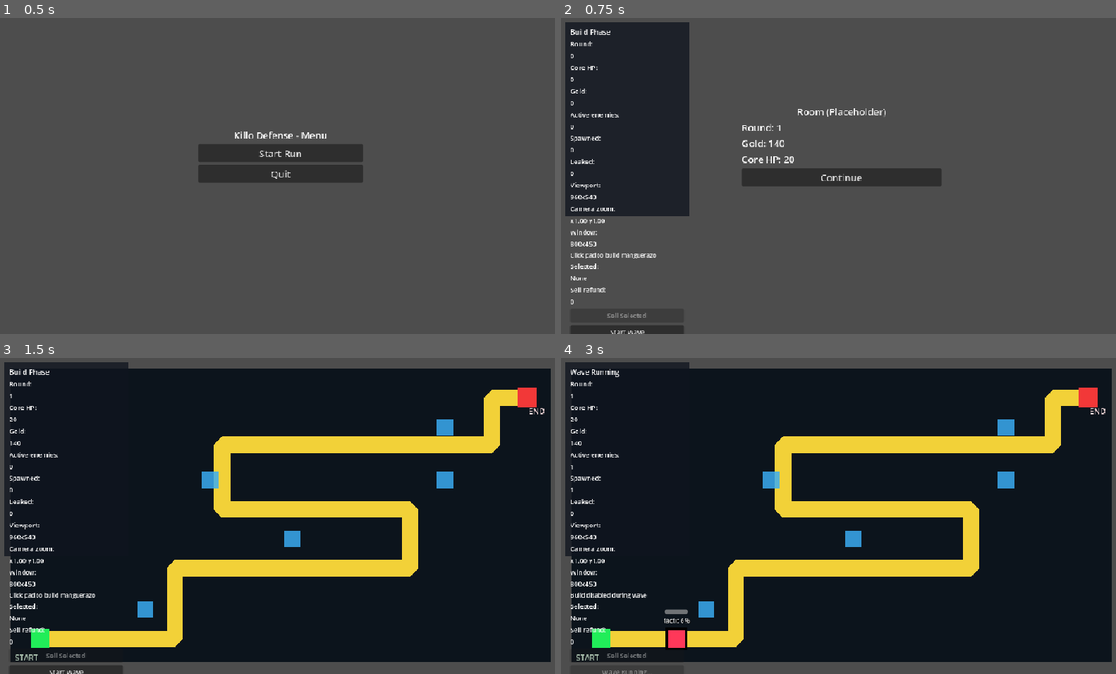
Above: before the commit, frames 1-4 (two rows, left to right).
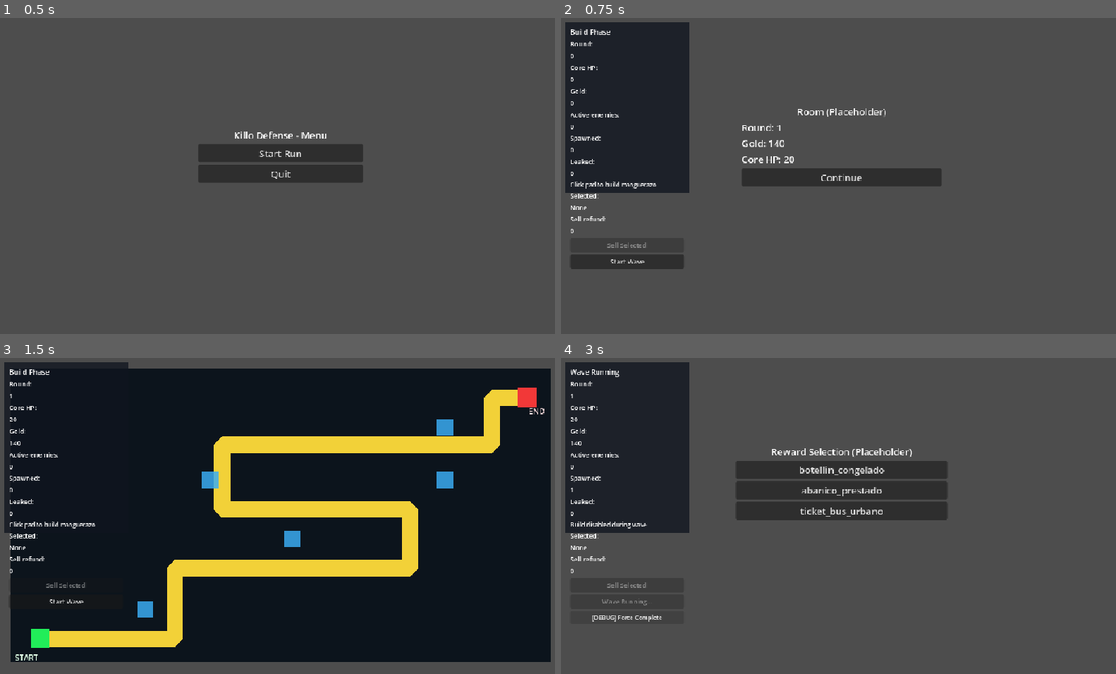
Above: after the commit, the same moments.

Repository: Adriamond/sevilla-td-roguelite-
Game: Godot game, scene res://scenes/boot/boot.tscn
The game is run twice, just before and just after one commit, with the same random seed, the same clock (stepped at 60 frames per second) and the same inputs.
Inputs (mouse positions are in pixels of both pictures, inside the frame that each line leads up to):
- Up to frame 1 (0.5 s): no input
- Up to frame 2 (0.75 s): click "Start Run" at 0.5 s
- Up to frame 3 (1.5 s): click "Continue" at 1.25 s
- Up to frame 4 (3 s): click "Start Wave" at 2 s; click (627, 617) at 2.75 s, where only the run after the commit has a clickable "[DEBUG] Force Complete"

Frame 1 is identical in both runs. In frame 2, 3.6% of the frame differs, in the area x 0-24%, y 51-100%; in frame 3, 1.5%; in frame 4, 80%, in the area x 0-100%, y 3-100%.

Commit message:
CR-009B refine sell refund and debug UI

Diff:
--- a/scenes/gameplay/gameplay_root.tscn
+++ b/scenes/gameplay/gameplay_root.tscn
@@ -48,14 +48,14 @@
 offset_left = 10.0
 offset_top = 10.0
 offset_right = 220.0
-offset_bottom = 340.0
+offset_bottom = 300.0
 color = Color(0.06, 0.08, 0.12, 0.78)
 
 [node name="VBoxContainer" type="VBoxContainer" parent="UILayer/DebugPanel"]
 offset_left = 8.0
 offset_top = 8.0
 offset_right = 202.0
-offset_bottom = 322.0
+offset_bottom = 282.0
 
 [node name="PhaseLabel" type="Label" parent="UILayer/DebugPanel/VBoxContainer"]
 unique_name_in_owner = true
--- a/scripts/gameplay/defense_actor.gd
+++ b/scripts/gameplay/defense_actor.gd
@@ -10,6 +10,7 @@
 var fire_rate: float = 1.0
 var targeting_mode: String = "first"
 var base_cost: int = 0
+var has_participated_in_wave: bool = false
 
 var _cooldown: float = 0.0
 var _wave_controller: WaveController = null
@@ -28,6 +29,7 @@
 	attack_range = float(defense_def.get("base_range"))
 	fire_rate = max(float(defense_def.get("base_fire_rate")), 0.1)
 	targeting_mode = String(defense_def.get("targeting_mode"))
+	has_participated_in_wave = false
 	_wave_controller = wave_controller
 
 	if label != null:
@@ -97,3 +99,6 @@
 	if not mouse_event.pressed:
 		return
 	defense_clicked.emit(self)
+
+func mark_participated_in_wave() -> void:
+	has_participated_in_wave = true
--- a/scripts/gameplay/defense_controller.gd
+++ b/scripts/gameplay/defense_controller.gd
@@ -94,7 +94,7 @@
 	var defense: DefenseActor = get_selected_defense()
 	if defense == null:
 		return 0
-	return _calculate_refund_amount(defense.base_cost)
+	return _calculate_refund_amount(defense)
 
 func can_sell_selected_defense() -> bool:
 	if _wave_controller == null:
@@ -110,7 +110,7 @@
 	var defense: DefenseActor = get_selected_defense()
 	if defense == null:
 		return 0
-	var refund_amount: int = _calculate_refund_amount(defense.base_cost)
+	var refund_amount: int = _calculate_refund_amount(defense)
 	if refund_amount > 0:
 		_run_state().call("add_gold", refund_amount)
 	_release_pad_for_defense(defense)
@@ -143,9 +143,23 @@
 func _on_defense_clicked(defense: DefenseActor) -> void:
 	select_defense(defense)
 
-func _calculate_refund_amount(base_cost: int) -> int:
+func mark_active_defenses_participated() -> void:
+	if _defense_parent == null:
+		return
+	for child: Node in _defense_parent.get_children():
+		var defense: DefenseActor = child as DefenseActor
+		if defense == null:
+			continue
+		defense.mark_participated_in_wave()
+
+func _calculate_refund_amount(defense: DefenseActor) -> int:
+	if defense == null:
+		return 0
+	var base_cost: int = defense.base_cost
 	if base_cost <= 0:
 		return 0
+	if not defense.has_participated_in_wave:
+		return base_cost
 	var current_round: int = int(_run_state().get("current_round"))
 	var ratio: float = 0.8 if current_round <= 2 else 0.7
 	return int(floor(float(base_cost) * ratio))
--- a/scripts/ui/gameplay_root_controller.gd
+++ b/scripts/ui/gameplay_root_controller.gd
@@ -17,8 +17,11 @@
 @onready var spawned_enemies_label: Label = %SpawnedEnemiesValueLabel
 @onready var leaked_enemies_label: Label = %LeakedEnemiesValueLabel
 @onready var viewport_label: Label = %ViewportValueLabel
+@onready var viewport_header_label: Label = get_node_or_null("UILayer/DebugPanel/VBoxContainer/ViewportLabel")
 @onready var camera_zoom_label: Label = %CameraZoomValueLabel
+@onready var camera_zoom_header_label: Label = get_node_or_null("UILayer/DebugPanel/VBoxContainer/CameraZoomLabel")
 @onready var window_size_label: Label = %WindowSizeValueLabel
+@onready var window_size_header_label: Label = get_node_or_null("UILayer/DebugPanel/VBoxContainer/WindowSizeLabel")
 @onready var build_hint_label: Label = %BuildHintLabel
 @onready var selected_defense_label: Label = %SelectedDefenseValueLabel
 @onready var sell_refund_label: Label = %SellRefundValueLabel
@@ -104,6 +107,7 @@
 		build_hint_label.text = "Cannot start wave: controller rejected start"
 		show_build_phase()
 		return
+	defense_controller.mark_active_defenses_participated()
 	show_wave_running()
 
 func force_complete_wave() -> void:
@@ -174,6 +178,7 @@
 	defense_controller.build_failed.connect(_on_build_failed)
 	defense_controller.defense_selected.connect(_on_defense_selected)
 	defense_controller.defense_sold.connect(_on_defense_sold)
+	_set_compact_debug_layout()
 	_center_camera()
 	_update_status_labels()
 
@@ -338,6 +343,17 @@
 func get_phase_name() -> String:
 	return _phase_name
 
+func _set_compact_debug_layout() -> void:
+	if viewport_header_label != null:
+		viewport_header_label.visible = false
+	viewport_label.visible = false
+	if camera_zoom_header_label != null:
+		camera_zoom_header_label.visible = false
+	camera_zoom_label.visible = false
+	if window_size_header_label != null:
+		window_size_header_label.visible = false
+	window_size_label.visible = false
+
 func request_sell_selected_defense() -> void:
 	if _is_wave_running:
 		build_hint_label.text = "Selling disabled during wave"
--- a/tools/validate_flow_smoke.gd
+++ b/tools/validate_flow_smoke.gd
@@ -150,7 +150,7 @@
 		return false
 	var gold_before_sell: int = int(_ensure_singleton("RunState", "res://autoload/run_state.gd").get("gold"))
 	var refund: int = int(gameplay.call("sell_selected_for_debug"))
-	if not _assert_true(refund == 44, "Expected round 1 sell refund to be 44 gold (80% of 55)."):
+	if not _assert_true(refund == 55, "Expected pre-wave sell refund to be 55 gold (100% of 55)."):
 		return false
 	if not _assert_true(int(_ensure_singleton("RunState", "res://autoload/run_state.gd").get("gold")) == gold_before_sell + refund, "Expected gold to increase by sell refund."):
 		return false
@@ -189,6 +189,16 @@
 	if not _assert_true(String(gameplay_next_round.call("get_phase_name")) == "BUILD_PHASE", "Expected gameplay phase to reset to Build Phase in next round."):
 		return false
 	if not _assert_true(int(gameplay_next_round.call("get_defense_count")) == 1, "Expected defense to persist across rounds in same run."):
+		return false
+	if not _assert_true(bool(gameplay_next_round.call("select_first_defense_for_debug")), "Expected selecting persisted defense in next build phase to succeed."):
+		return false
+	if not _assert_true(int(gameplay_next_round.call("get_selected_refund_amount")) == 44, "Expected post-wave refund to follow round formula (80% on round 2)."):
+		return false
+	var gold_before_post_wave_sell: int = int(_ensure_singleton("RunState", "res://autoload/run_state.gd").get("gold"))
+	var post_wave_refund: int = int(gameplay_next_round.call("sell_selected_for_debug"))
+	if not _assert_true(post_wave_refund == 44, "Expected sell refund after one participated wave to be 44 gold in round 2."):
+		return false
+	if not _assert_true(int(_ensure_singleton("RunState", "res://autoload/run_state.gd").get("gold")) == gold_before_post_wave_sell + post_wave_refund, "Expected gold to increase by post-wave refund amount."):
 		return false
 
 	boot.queue_free()
Not shown, changed: docs/change_requests.md
